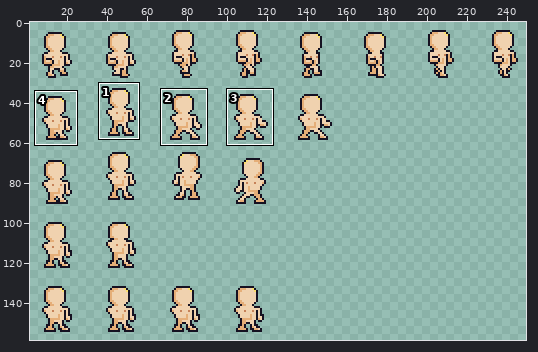
Two versions of one sprite sheet, Assets/Art/Character/Character Walking.png. Above: a wide view before the commit, with the close-up outlined.
Close-up. Before the edit:
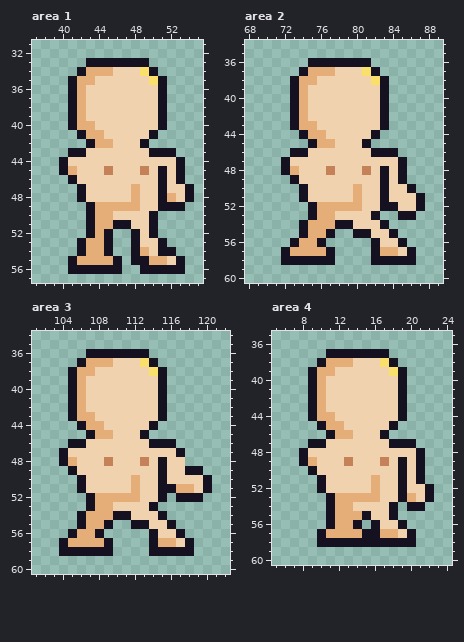
The file is 256x160 pixels. Colours within 5 levels of each other are drawn and written as one. Shown: area 1: x 37..55, y 31..57; area 2: x 68..89, y 34..60; area 3: x 101..122, y 34..60; area 4: x 5..24, y 35..60. The wide view leaves out empty margins. The commit also changed other parts of the picture, which this record leaves out.
After:
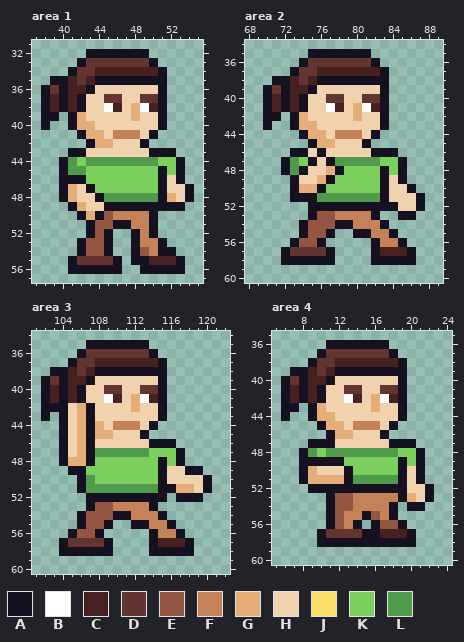
Palette (. is transparent): A #151121  B #ffffff  C #46211f  D #623530  E #945542  F #c58158  G #e5ae78  H #f0d2af  J #fbdf6b  K #7bcf5c  L #509b4b
What changed:
Area 1:
y 32: x 43..49 ....... -> AAAAAAA
y 33: x 42..50 .AAAAAAA. -> ADDDDDDDA
y 34: x 41..51 .AGGGHHHJA. -> ADDCCCCCCCA
y 35: x 39..50 ..AGGHHHHHHJ -> AACDCAAAAAAA
y 36: x 38..43 ...AGH -> ADACCA
y 37: x 38..42 ...AG -> ACACA; x 45..46 HH -> DD; x 49..50 HH -> DD
y 38: x 38..42 ...AG -> ACACA; x 45..46 HH -> BC; x 48..50 HHH -> GBC
y 39: x 38..39 .. -> AA; x 48 H -> G
y 40: x 38 . -> A
y 41: x 46..48 HHH -> FFF
y 44: x 41..52 HHHHHHHHHHHH -> LKLLLLLLLLKK
y 45: x 41..50 GHHHFHHHFH -> LLKKKKKKKK; x 52 H -> K
y 46: x 40 . -> A; x 42..50 HHHHHHHHH -> AKKKKKKKK
y 47: x 40..50 ..AHHHHHGHH -> AGHAKKKKKKK
y 48: x 40..42 ..A -> AGH; x 44..50 HHHHGHH -> ALLLLLL
y 49: x 41..50 ..AGGGGGHH -> AGHHAAAAAA
y 50: x 42..49 .AGGHHHH -> AGAEFFFF
y 51: x 44..45 GG -> EE; x 48..49 HH -> FF
y 52: x 44 G -> E; x 49 H -> F
y 53: x 43..44 GG -> EE; x 49..50 HH -> FF
y 54: x 43..44 GG -> EE; x 49..50 GH -> EF
y 55: x 42..45 GGGG -> DDDD; x 50..52 GGH -> CCC
Area 2:
y 35: x 75..81 ....... -> AAAAAAA
y 36: x 74..82 .AAAAAAA. -> ADDDDDDDA
y 37: x 73..83 .AGGGHHHJA. -> ADDCCCCCCCA
y 38: x 71..82 ..AGGHHHHHHJ -> AACDCAAAAAAA
y 39: x 70..75 ...AGH -> ADACCA
y 40: x 70..74 ...AG -> ACACA; x 77..78 HH -> DD; x 81..82 HH -> DD
y 41: x 70..74 ...AG -> ACACA; x 77..78 HH -> BC; x 80..82 HHH -> GBC
y 42: x 70..71 .. -> AA; x 80 H -> G
y 43: x 70 . -> A
y 44: x 78..80 HHH -> FFF
y 46: x 76 H -> A
y 47: x 73..75 HHH -> LKA; x 77..84 HHHHHHHH -> ALLLLLKK
y 48: x 73..74 GH -> LA; x 77..82 FHHHFH -> GAKKKK; x 84 H -> K
y 49: x 76..82 HHHHHHH -> GAKKKKK
y 50: x 73..82 .AHHHHHGHH -> AGGAKKKKKK
y 51: x 73 . -> A; x 75..82 HHHHHGHH -> ALLLLLLL
y 52: x 76..82 GGGGGHH -> AAAAAAA
y 53: x 76..81 GGHHHH -> EEFFFF
y 54: x 75..77 GGG -> EEE; x 80..82 HHH -> FFF
y 55: x 75..76 GG -> EE; x 82..83 HH -> FF
y 56: x 74..75 GG -> EE; x 83..84 HH -> FF
y 57: x 73..76 GGGG -> DDDD; x 83..85 GGH -> CCC
Area 3:
y 35: x 107..113 ....... -> AAAAAAA
y 36: x 106..114 .AAAAAAA. -> ADDDDDDDA
y 37: x 105..115 .AGGGHHHJA. -> ADDCCCCCCCA
y 38: x 103..114 ..AGGHHHHHHJ -> AACDCAAAAAAA
y 39: x 102..107 ...AGH -> ADACCA
y 40: x 102..106 ...AG -> ACACA; x 109..110 HH -> DD; x 113..114 HH -> DD
y 41: x 102..106 ...AG -> ACACA; x 109..110 HH -> BC; x 112..114 HHH -> GBC
y 42: x 102..105 ...A -> AAAH; x 107 H -> A; x 112 H -> G
y 43: x 102 . -> A; x 104..105 .A -> AH; x 107 G -> A
y 44: x 104..107 ..AG -> AHGA; x 110..112 HHH -> FFF
y 45: x 104..106 ... -> AHG
y 46: x 104..107 .AAH -> AHGA
y 47: x 106..116 HHHHHHHHHHH -> GALLLLLLKKK
y 48: x 106..114 HHHFHHHFH -> GAKKKKKKK; x 116..117 HH -> KA
y 49: x 106..114 HHHHHHHHH -> AKKKKKKKK
y 50: x 107..114 HHHHHGHH -> LKKKKKKK
y 51: x 107..114 HHHHHGHH -> LLLLLLLL
y 52: x 108..114 GGGGGHH -> AAAAAAA
y 53: x 108..113 GGHHHH -> EEFFFF
y 54: x 107..109 GGG -> EEE; x 112..114 HHH -> FFF
y 55: x 107..108 GG -> EE; x 114..115 HH -> FF
y 56: x 106..107 GG -> EE; x 115..116 HH -> FF
y 57: x 105..108 GGGG -> DDDD; x 115..117 GGH -> CCC
Area 4:
y 36: x 11..17 ....... -> AAAAAAA
y 37: x 10..18 .AAAAAAA. -> ADDDDDDDA
y 38: x 9..19 .AGGGHHHJA. -> ADDCCCCCCCA
y 39: x 7..18 ..AGGHHHHHHJ -> AACDCAAAAAAA
y 40: x 6..11 ...AGH -> ADACCA
y 41: x 6..10 ...AG -> ACACA; x 13..14 HH -> DD; x 17..18 HH -> DD
y 42: x 6..10 ...AG -> ACACA; x 13..14 HH -> BC; x 16..18 HHH -> GBC
y 43: x 6..7 .. -> AA; x 16 H -> G
y 44: x 6 . -> A
y 45: x 14..16 HHH -> FFF
y 47: x 11 H -> A
y 48: x 9..20 HHHHHHHHHHHH -> LKLLLLLLLLKK
y 49: x 9..18 GHHHFHHHFH -> AAAAKKKKKK; x 20 H -> K
y 50: x 8..9 .A -> AG; x 13..18 HHHHHH -> AKKKKK
y 51: x 8..18 ..AHHHHHGHH -> AGGGGALLLLL
y 52: x 9 . -> A; x 11..18 HHHHHGHH -> AAAAAAAA
y 53: x 12..18 GGGGGHH -> EEFFFFF
y 54: x 12..17 GGHHHH -> EEFFFF
y 55: x 12..14 GGG -> EFF; x 16..17 HH -> EF
y 56: x 12..13 GG -> EF; x 17..18 HH -> EE
y 57: x 11..14 GGGG -> DDDD; x 17..19 GGH -> CCC
Pixel boxes of the changes (left, top, right, bottom) in both close-ups:
changed: (41, 49, 176, 265)
changed: (263, 49, 407, 256)
changed: (41, 340, 185, 547)
changed: (281, 340, 416, 538)
